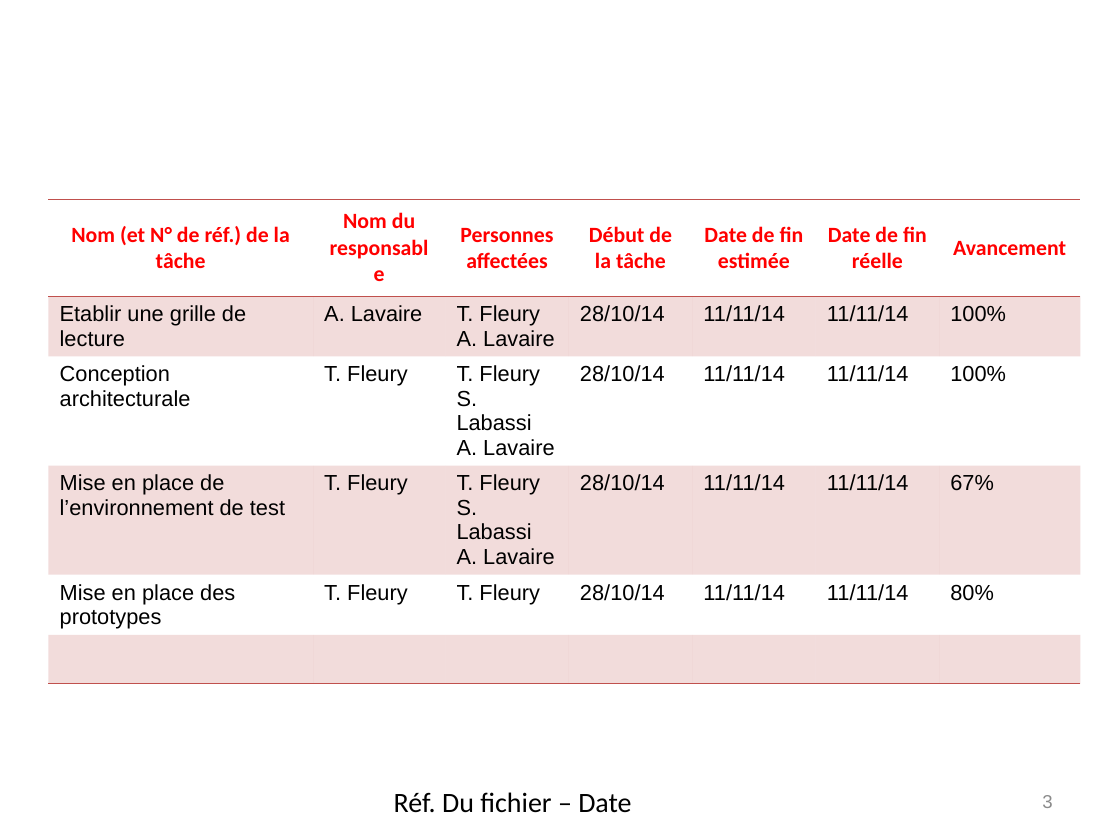
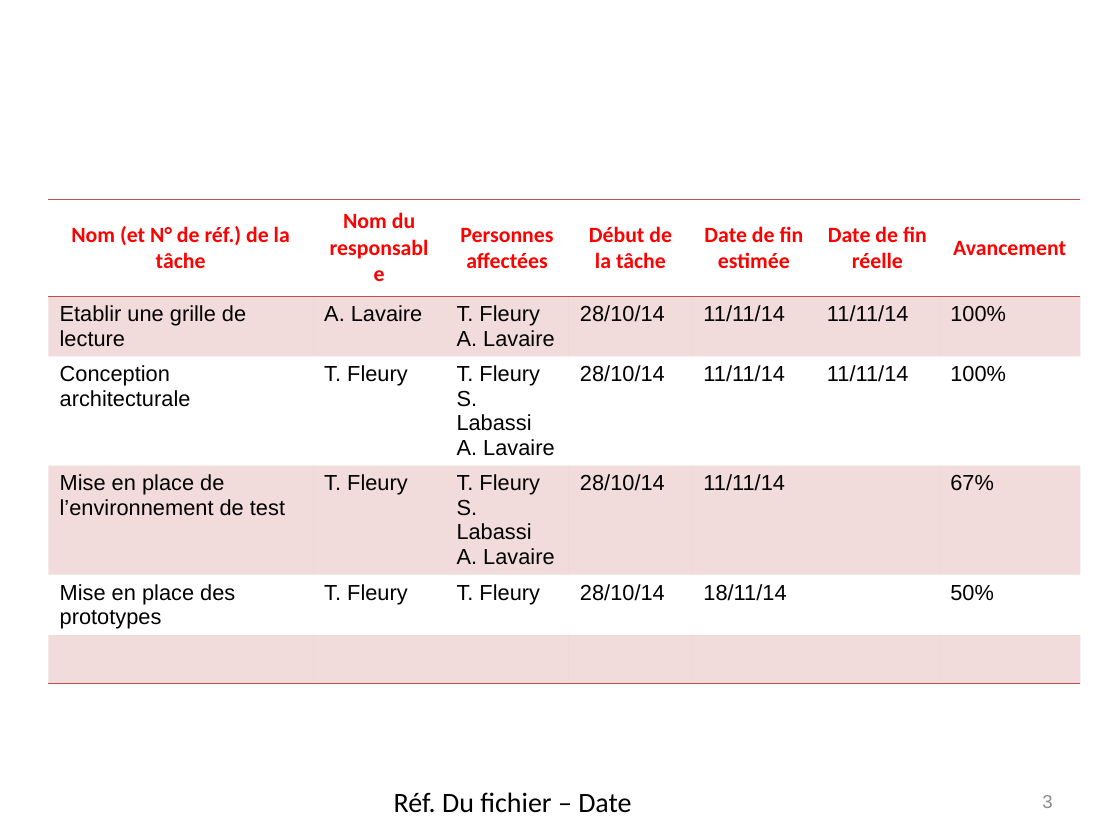
Before and after one commit to elecharny/pi-injector, a slide deck: slide 3 of Documents/TB 2014.11.11.pptx. Drawn at 1120x840 pixels with LibreOffice and Linux fonts; fonts in the diff are those of the drawing; background and template pictures are left out. Boxes give left, top, right and bottom in pixels: in the first picture for what was removed or moved away, otherwise in the second. Text is boxed around its words. In the diff, an @@ line names an element or a change of style, - is before the commit and + after.

```diff
--- a/Documents/TB 2014.11.11.pptx
+++ b/Documents/TB 2014.11.11.pptx
@@ table at (x1=48, y1=199, x2=1079, y2=651) @@
-row 4, column 6: 11/11/14
+row 4, column 6: 
-row 5: Mise en place des prototypes | T. Fleury | T. Fleury | 28/10/14 | 11/11/14 | 11/11/14 | 80%
+row 5: Mise en place des prototypes | T. Fleury | T. Fleury | 28/10/14 | 18/11/14 |  | 50%
```
Also in this commit, not shown: 1 other slide changed, 1 other file.
